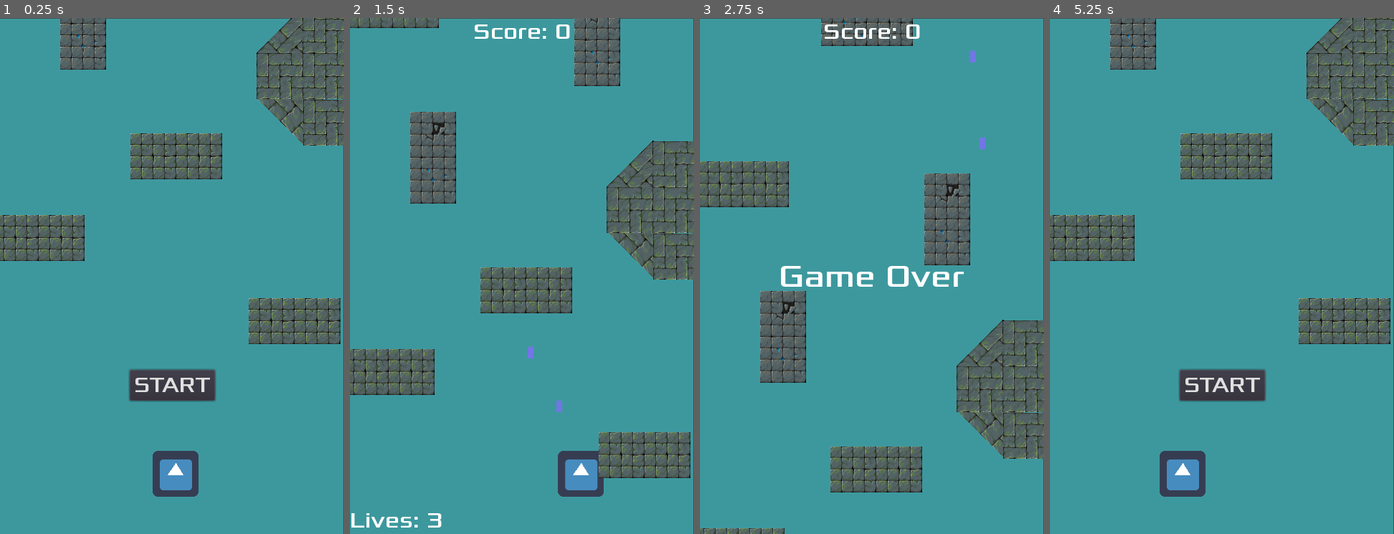
Above: before the commit, frames 1-4 (left to right).
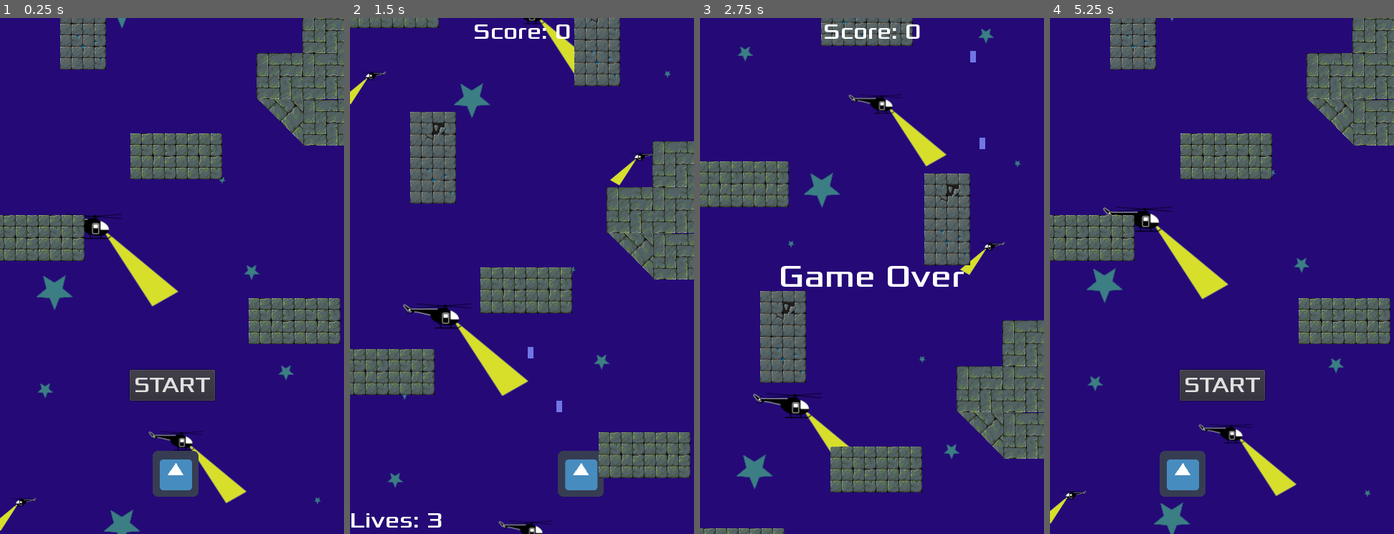
Above: after the commit, the same moments.

Repository: Harrison-Winters/Jet-Pack-Escape
Game: Godot game, scene res://Stage1.tscn
Two runs of this game, one before a commit and one after it. Both use one fixed random seed, a clock stepped at 60 frames per second and the inputs below. The engine's default icon, where the game draws it, is replaced by a stand-in: a white triangle on a blue panel in a dark square.
Inputs:
- Up to frame 1 (0.25 s): no input
- Up to frame 2 (1.5 s): click "START" at 0.5 s; hold Right (ui_right) from 1.28 s (still down); hold Z (shoot) from 1.28 s (still down)
- Up to frame 3 (2.75 s): release Right (ui_right) at 2.03 s; release Z (shoot) at 2.03 s; hold Down (ui_down) from 2.03 s (still down); tap Z (shoot) at 2.1 s
- Up to frame 4 (5.25 s): release Down (ui_down) at 2.78 s; hold Right (ui_right) 2.78-3.53 s; hold Z (shoot) 2.78-3.53 s; hold Up (ui_up) 3.53-4.28 s; tap Z (shoot) at 3.6, 5.1 s; hold Z (shoot) 4.28-5.03 s; hold Left (ui_left) from 4.28 s (still down)

The runs differ from the first frame. In frame 1, 84% of the frame differs, in the area x 0-100%, y 0-100%; in frame 2, 82%; in frame 3, 83%; in frame 4, 84%.

Commit message:
Scrolling Complete

Diff:
--- a/Jetpack Escape/Stage1.tscn
+++ b/Jetpack Escape/Stage1.tscn
@@ -6,6 +6,8 @@
 [ext_resource path="res://HUD.tscn" type="PackedScene" id=4]
 [ext_resource path="res://Stage1.gd" type="Script" id=5]
 [ext_resource path="res://Part1.tscn" type="PackedScene" id=6]
+[ext_resource path="res://art/Background.png" type="Texture" id=7]
+[ext_resource path="res://TextureRect.gd" type="Script" id=8]
 
 [sub_resource type="PhysicsMaterial" id=3]
 
@@ -47,18 +49,6 @@
 margin_bottom = 130.0
 color = Color( 0.211765, 0.188235, 0.188235, 1 )
 
-[node name="BackgroundLayer" type="CanvasLayer" parent="."]
-layer = -1
-
-[node name="Background" type="ColorRect" parent="BackgroundLayer"]
-anchor_right = 1.0
-anchor_bottom = 1.0
-margin_left = -1.0
-margin_top = 1.0
-margin_right = -1.0
-margin_bottom = 1.0
-color = Color( 0.239216, 0.596078, 0.619608, 1 )
-
 [node name="DeathZone" parent="." instance=ExtResource( 3 )]
 position = Vector2( -649, 482 )
 collision_layer = 0
@@ -73,5 +63,15 @@
 [node name="StartTimer" type="Timer" parent="."]
 one_shot = true
 
+[node name="TextureRect" type="TextureRect" parent="."]
+show_behind_parent = true
+margin_left = -0.338
+margin_top = -11118.0
+margin_right = 479.662
+margin_bottom = 720.0
+texture = ExtResource( 7 )
+stretch_mode = 2
+script = ExtResource( 8 )
+
 [connection signal="restart_game" from="HUD" to="." method="_on_HUD_restart_game"]
 [connection signal="win" from="Part1" to="HUD" method="_on_Part1_win"]
--- /dev/null
+++ b/Jetpack Escape/TextureRect.gd
@@ -0,0 +1,17 @@
+extends TextureRect
+
+
+# Declare member variables here. Examples:
+# var a = 2
+# var b = "text"
+
+
+# Called when the node enters the scene tree for the first time.
+func _ready():
+	pass # Replace with function body.
+
+
+# Called every frame. 'delta' is the elapsed time since the previous frame.
+func _process(delta):
+	var velocity = Vector2.DOWN * 100
+	rect_position += velocity * delta
Not shown: 1 places in Jetpack Escape/Stage1.tscn that only renumber resources
Binary file added: Jetpack Escape/art/Background.png
Not shown, added: Jetpack Escape/art/Background.png.import
Not shown, changed: .DS_Store
Not shown, changed: Jetpack Escape/.DS_Store
